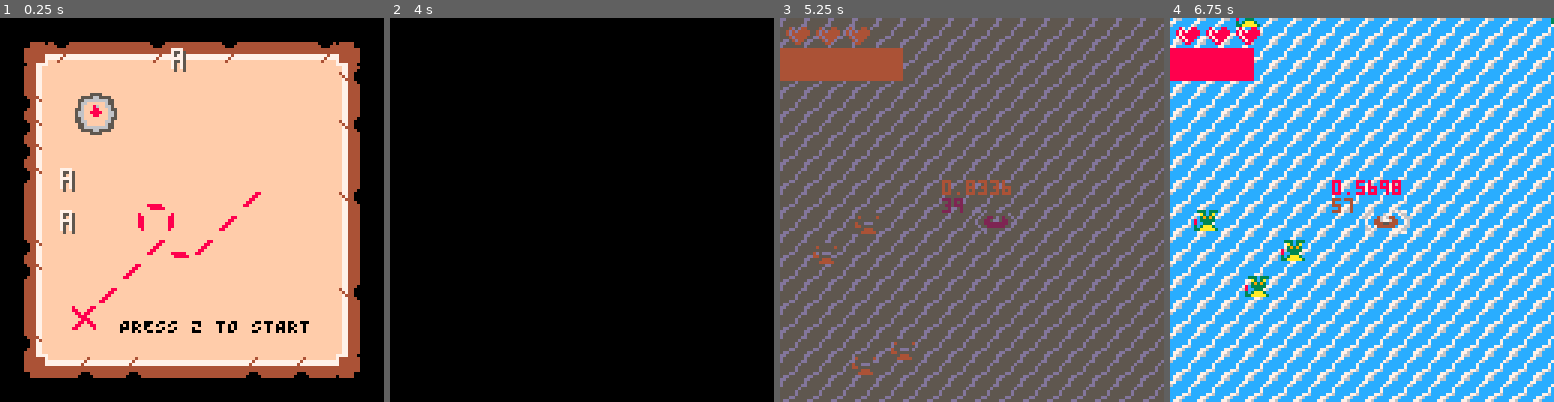
Above: before the commit, frames 1-4 (left to right).
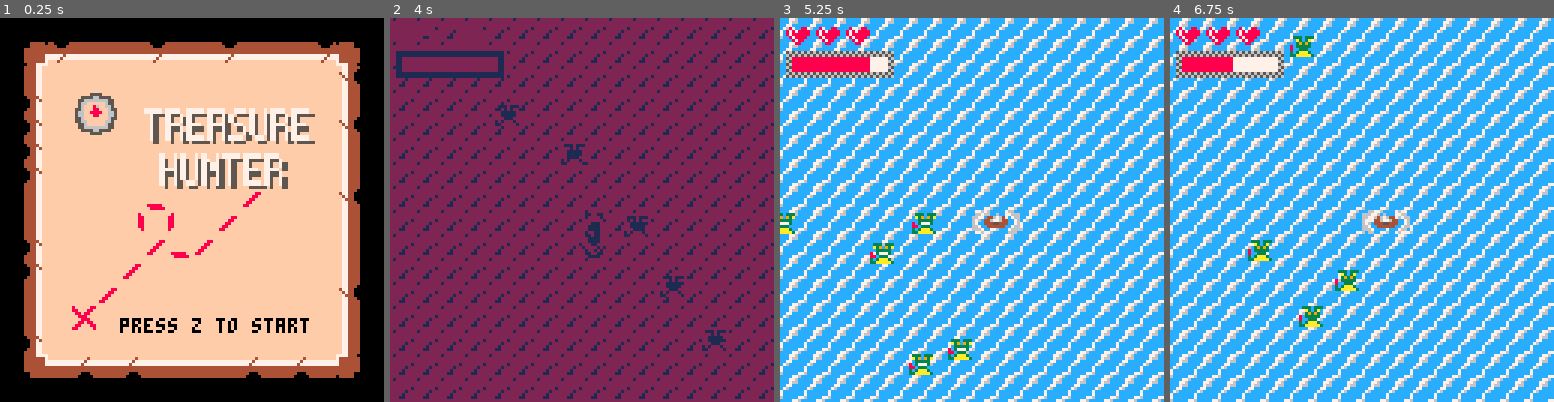
Above: after the commit, the same moments.

Repository: MarioFernandes73/RETROJAM
Game: PICO-8 cartridge retrojam.p8
The game is run twice, just before and just after one commit, with the same random seed, the same clock (stepped at 60 frames per second) and the same inputs.
Inputs:
- Up to frame 1 (0.25 s): no input
- Up to frame 2 (4 s): tap X (X key) at 0.33, 1.07, 1.85, 2.97 s; tap O (Z key) at 0.7, 1.7, 2.1, 2.5, 2.9, 3.3, 3.7 s; hold Right 1.6-2.1 s; hold Up 2.15-2.42 s; hold Right 2.47-3.03 s; hold Left 3.08-3.58 s; hold Down 3.63-3.97 s
- Up to frame 3 (5.25 s): hold Right 4.02-4.68 s; tap X (X key) at 4.08, 5.2 s; tap O (Z key) at 4.1, 4.5, 4.9 s; hold Up 4.73-5.03 s; hold Left from 5.08 s (still down)
- Up to frame 4 (6.75 s): tap O (Z key) every 0.4 s from 5.3 to 6.5 s; release Left at 5.68 s; hold Down 5.73-6.03 s; hold Right 6.08-6.58 s; tap X (X key) at 6.32 s; hold Right from 6.63 s (still down)

The runs differ from the first frame. In frame 1, 6.2% of the frame differs, in the area x 15-83%, y 7-83%; in frame 2, 100%, in the area x 0-100%, y 0-100%; in frame 3, 100%; in frame 4, 57%.

Commit message:
versao final

Diff:
--- a/retrojam.p8
+++ b/retrojam.p8
@@ -3,6 +3,11 @@
 __lua__
 
 function _init()
+	current_island = 1
+	update_island = false
+	imunetemp = 0
+ startisland = false
+	spr_index = 23
 	refreshenemydist = 100
 	genenemydist = 50
 	piscapisca = 0
@@ -10,6 +15,7 @@
 	stage2 = false
 	stage3 = false
 	stage4 = false
+	enemy_sprite_control = 0
 	score = 0
 	waveframe = 0
 	wavespr = 3
@@ -52,50 +58,7 @@
 		y = 0
 	}
 
-	comidas = {}
-
-	comida = {}
-	comida.x = 3*8
-	comida.y = 10*8
-	add(comidas, comida)
-
-
-	comida = {}
-	comida.x = 23*8
-	comida.y = 10*8
-	add(comidas, comida)
-
-	tesouros = {}
-
-	tesouro = {}
-	tesouro.x = 4*8
-	tesouro.y = 2*8
-	add(tesouros, tesouro)
-
-
-	tesouro = {}
-	tesouro.x = 11*8
-	tesouro.y = 4*8
-	add(tesouros, tesouro)
-
-
-	tesouro = {}
-	tesouro.x = 27*8
-	tesouro.y = 10*8
-	add(tesouros, tesouro)
-
-
-	tesouro = {}
-	tesouro.x = 27*8
-	tesouro.y = 2*8
-	add(tesouros, tesouro)
-
-	e = {}
-	proj = {}
-
-	for i=1,2 do
-		add(e, {i*10, 250-i+5})
-	end
+	initialize_island_1()
 
 	encofra = 0
 	spricor = 0
@@ -122,11 +85,12 @@
 trans3_4 = false
 trans1_2 = false
 trans4_1 = false
-	gameover = false
-
-
-	trans2_3 = false
-	trans2_4 = false
+gameover = false
+attacking = false
+
+
+trans2_3 = false
+trans2_4 = false
 counter5 = 0
 counter6 = 0
 boat={
@@ -179,7 +143,138 @@
 end
 
 lastmoved = 0
+music_pattern = 0
 music(0)
+end
+
+function initialize_island_1()
+comidas = {}
+
+	comida = {}
+	comida.x = 3*8
+	comida.y = 10*8
+	add(comidas, comida)
+
+
+	comida = {}
+	comida.x = 23*8
+	comida.y = 10*8
+	add(comidas, comida)
+
+	tesouros = {}
+
+	tesouro = {}
+	tesouro.x = 4*8
+	tesouro.y = 2*8
+	add(tesouros, tesouro)
+
+
+	tesouro = {}
+	tesouro.x = 11*8
+	tesouro.y = 4*8
+	add(tesouros, tesouro)
+
+
+	tesouro = {}
+	tesouro.x = 27*8
+	tesouro.y = 10*8
+	add(tesouros, tesouro)
+
+
+	tesouro = {}
+	tesouro.x = 27*8
+	tesouro.y = 2*8
+	add(tesouros, tesouro)
+
+	e = {}
+	proj = {}
+
+	for i=1,2 do
+		add(e, {i*10, 250-i+5})
+	end
+end
+
+function initialize_island_2()
+	comidas = {}
+
+	comida = {}
+	comida.x = 4*8
+	comida.y = 23*8
+	add(comidas, comida)
+
+
+	comida = {}
+	comida.x = 12*8
+	comida.y = 25*8
+	add(comidas, comida)
+
+	tesouros = {}
+
+	tesouro = {}
+	tesouro.x = 25*8
+	tesouro.y = 18*8
+	add(tesouros, tesouro)
+
+
+	tesouro = {}
+	tesouro.x = 17*8
+	tesouro.y = 20*8
+	add(tesouros, tesouro)
+
+
+	tesouro = {}
+	tesouro.x = 22*8
+	tesouro.y = 25*8
+	add(tesouros, tesouro)
+
+
+	tesouro = {}
+	tesouro.x = 27*8
+	tesouro.y = 2*8
+	add(tesouros, tesouro)
+
+	e = {}
+	proj = {}
+
+	for i=1,2 do
+		add(e, {i*10, 250-i+5})
+	end
+
+end
+
+function initialize_island_3()
+	comidas = {}
+
+	comida = {}
+	comida.x = 39*8
+	comida.y = 10*8
+	add(comidas, comida)
+
+
+	comida = {}
+	comida.x = 39*8
+	comida.y = 1*8
+	add(comidas, comida)
+
+	tesouros = {}
+
+	tesouro = {}
+	tesouro.x = 60*8
+	tesouro.y = 5*8
+	add(tesouros, tesouro)
+
+
+	tesouro = {}
+	tesouro.x = 47*8
+	tesouro.y = 8*8
+	add(tesouros, tesouro)
+
+	e = {}
+	proj = {}
+
+	for i=1,2 do
+		add(e, {i*10, 250-i+5})
+	end
 
 end
 
@@ -199,19 +294,33 @@
 cls()
 	if(stage1) then
 
+	 if(music_pattern != 0) then
+	  music_pattern = 0
+	  music(-1,5000)
+	  music(0,5000)
+	  end
+
 		if(trans1_2) then
 			transitionstate1_2()
 		end
 
 		drawmainmenu()
 	elseif(stage2) then
+
+	if(music_pattern != 0) then
+	  music_pattern = 0
+	  music(-1,5000)
+	  music(0,5000)
+	  end
+
 		if(trans1_2) then
 			transitionstate1_2()
 		end
 		drawsea()
-		print(boat.res, boat.x -10, boat.y - 10)
-		print(score, 4)
-		drawresourcebar()
+
+
+
+		drawresourcebar1()
 
 		local lives_x = boat.x - 62
 
@@ -232,6 +341,13 @@
 			transitionstate3_2()
 		end
 	elseif(stage3) then
+
+	if(music_pattern != 8) then
+	  music_pattern = 8
+	  music(-1,5000)
+	  music(8,5000)
+	  end
+
 		if(trans2_3) then
 			transitionstate2_3()
 		end
@@ -246,6 +362,14 @@
 		i = -30
 
 	elseif(stage4) then
+
+	if(music_pattern != 6) then
+	  music_pattern = 6
+	  music(-1,5000)
+	  music(6,5000)
+	  end
+
+
 		if(trans2_4) then
 			transitionstate2_4()
 		end
@@ -261,23 +385,62 @@
 	end
 end
 
-function drawresourcebar()
-rectfill(boat.x - 64,boat.y-54,boat.x-64 - (1-boat.res*100/2),boat.y-44, 8)
+function drawresourcebar1()
+ res_y = boat.y-54
+	res_x = boat.x-62
+
+	rectfill(res_x+2,res_y+2,res_x+33-(1-boat.res)*31,res_y+7,8)
+	rectfill(res_x+33-(1-boat.res)*31,res_y+2,res_x+33,res_y+7,7)
+
+	res_y -=6
+	spr(173,res_x,res_y)
+	spr(174,res_x+8,res_y)
+ spr(174,res_x+16,res_y)
+ spr(174,res_x+24,res_y)
+ spr(175,res_x+32,res_y)
+
+ res_y += 8
+ spr(189,res_x,res_y)
+	spr(190,res_x+8,res_y)
+	spr(190,res_x+16,res_y)
+ spr(190,res_x+24,res_y)
+ spr(191,res_x+32,res_y)
+end
+
+function drawresourcebar2()
+	rectfill(cam.x+4,cam.y+17,cam.x+35-(1-boat.res)*31,cam.y+22,8)
+	rectfill(cam.x+35-(1-boat.res)*31,cam.y+17,cam.x+35,cam.y+22,7)
+
+	res_y = (cam.y+8)
+	res_x = (cam.x+2)
+	spr(173,res_x,res_y)
+	spr(174,res_x+8,res_y)
+ 	spr(174,res_x+16,res_y)
+ spr(174,res_x+24,res_y)
+ spr(175,res_x+32,res_y)
+
+ res_y += 8
+ spr(189,res_x,res_y)
+	spr(190,res_x+8,res_y)
+	spr(190,res_x+16,res_y)
+ spr(190,res_x+24,res_y)
+ spr(191,res_x+32,res_y)
 end
 
 function drawgameover()
 	map(65,1,8,8,14,14)
 	camera(0,0)
 
-	zspr(92,1,1,45,30,1.5) -- G
-	zspr(75,1,1,52,30,1.5) -- A
-	zspr(107,1,1,59,30,1.5) -- M
-	zspr(79,1,1,66,30,1.5) -- E
-	zspr(109,1,1,50,45,1.5) -- O
-	zspr(125,1,1,57,45,1.5) --V
-	zspr(79,1,1,64,45,1.5) --E
-	zspr(121,1,1,71,45,1.5) --R
-
+	zspr(92,1,1,45,30,1.5) -- g
+	zspr(75,1,1,52,30,1.5) -- a
+	zspr(107,1,1,59,30,1.5) -- m
+	zspr(79,1,1,66,30,1.5) -- e
+	zspr(109,1,1,50,45,1.5) -- o
+	zspr(125,1,1,57,45,1.5) --v
+	zspr(79,1,1,64,45,1.5) --e
+	zspr(121,1,1,71,45,1.5) --r
+	print("score:",45,85,0)
+	print(scorefin,55,95,0)
 
 	if(btn(5)) then
 
@@ -287,8 +450,6 @@
 
 	end
 
-	print(boat.x)
-	print(boat.y)
 
 
 
@@ -300,6 +461,7 @@
 
 
  --camera
+ if current_island == 1 then
  cam.x = p.x-4*8
  if cam.x < 0 then
  	cam.x = 0
@@ -307,7 +469,22 @@
  if cam.x > 16*8 then
  	cam.x = 16*8
  end
- cam.y = 0
+ else
+ cam.x = p.x-4*8
+  if cam.x < 0 then
+  cam.x = 0
+  end
+  if cam.x >16*8 then
+  cam.x = 16*8
+  end
+ end
+
+if(current_island == 1) then
+cam.y = 0
+ else
+ cam.y = 16*8
+ end
+
  camera(cam.x,cam.y)
 
 	spricor+=1
@@ -326,7 +503,14 @@
 	end
 
 	cls()
-	map(0,0,0,0,32,16)
+	if(current_island == 1) then
+		map(0,0,0,0,32,16)
+	end
+
+	if(current_island == 2) then
+		map(0,16,0,16*8,32,16)
+	end
+
 
 	for comida in all(comidas) do
 		spr(20, comida.x, comida.y)
@@ -346,6 +530,8 @@
 			boat.res+=0.4
 		end
 	end
+
+	checkforcolision()
 
 	for tesouro in all(tesouros) do
 
@@ -443,7 +634,9 @@
 			end
 			if(dist(seta.y,p.y,seta.x,p.x)<2)	then
 				if(p.imune_frames == 120) then
+					if not p.imune then
 					p.vidas -=1
+					end
 					boat.res -= 0.1
 					p.imune_frames -= 1
 				end
@@ -460,15 +653,45 @@
 		end
 		rectfill(cam.x+5,cam.y+15,cam.x+30 - (1-boat.res)*25,cam.y+20, 4)
 
-	print(stat(1))
+	--resources
+	drawresourcebar2()
 
 	--draw enemies
 	palt(6, true)
 	palt(0, false)
 
+	if enemy_sprite_control % 10 == 0
+		or
+				enemy_sprite_control % 11 == 0
+		or
+				enemy_sprite_control % 12 == 0
+		then
+		for i=1,30 do
+			if outro then
+				spr(2,i*8,13*8)
+			else
+				spr(39,i*8,13*8)
+			end
+		end
+
+	end
+
 	for v in all(e) do
 
-		spr(23,v[1],v[2])
+		enemy_sprite_control +=1
+		if(enemy_sprite_control % 30 == 0)
+		then
+			spr_index +=  1
+			enemy_sprite_control = 0
+		end
+
+		if spr_index > 25 then
+			spr_index = 23
+		end
+
+
+
+		spr(spr_index,v[1],v[2])
 		local dist = dist(p.x, v[1], p.y, v[2])
 		go = true
 		move = true
@@ -487,6 +711,20 @@
 	palt(6, false)
 	palt(0, true)
 	movesetas()
+
+end
+
+
+function checkforcolision()
+
+	dist_threshold = 3
+	for fruta in all(ilha) do
+		if dist(p.x, fruta.x, p.y, fruta.y)
+					<= dist_threshold then
+			del(ilha, fruta)
+			boat.res += 0.5
+		end
+	end
 
 end
 
@@ -609,8 +849,12 @@
 
 end
 function simulatelives()
-	if(btnp(5)) then
-
+	if(fget(mget(p.x/8, p.y/8), 2))
+then
+		update_island = true
+
+
+		p.imune = true
 		p.voltarbarco = true
 		boat.x = 0
 		boat.y = 0
@@ -618,7 +862,8 @@
 		boat.lasty = 0
 		island_spawned = false
 		boat.island = false
-
+  islandx =999
+  islandy = 999
 
 	end
 end
@@ -626,10 +871,26 @@
 
 function updateisland()
 
+
+if(startisland) then
+p.imune = true
+	if(imunetemp > 120) then
+ 	p.imune = false
+ 	imunetemp = 0
+ 	startisland = false
+
+
+	end
+	imunetemp +=1
+end
+
 simulatelives()
+
+
 
 if(p.vidas == 0) then
 	trans3_4 = true
+	scorefin = score
 end
 
 if(p.voltarbarco) then
@@ -700,6 +961,31 @@
 end
 
 function updatesea()
+
+if update_island then
+
+	current_island += 1
+		if current_island >2then
+			current_island = 1
+		end
+		if(current_island == 1) then
+			initialize_island_1()
+		end
+		if(current_island == 2) then
+			initialize_island_2()
+		end
+
+		update_island = false
+		if current_island == 1 then
+   	p.x = 2*8
+   	p.y = 12*8
+   end
+			if current_island == 2 then
+   	p.x = 2*8
+   	p.y = 26*8
+   end
+
+end
 
 boat.collided = false
 
@@ -897,16 +1185,16 @@
 
     -- limit x max speed
     if not boat.boost then
-   	 if boat.vx > 1.5 then
-       	 boat.vx = 1.5
-   	 elseif boat.vx < -1.5 then
-       	 boat.vx = -1.5
+   	 if boat.vx > 1 then
+       	 boat.vx = 1
+   	 elseif boat.vx < -1 then
+       	 boat.vx = -1
    	 end
    	else
-   		if boat.vx > 3 then
-       	 boat.vx = 3
-   	 elseif boat.vx < -3 then
-       	 boat.vx = -3
+   		if boat.vx > 2 then
+       	 boat.vx = 2
+   	 elseif boat.vx < -2 then
+       	 boat.vx = -2
    	 end
    	end
 
@@ -931,16 +1219,16 @@
 
     -- limit y max speed
    	if not boat.boost then
-   	 if boat.vy > 1.5 then
-    	    boat.vy = 1.5
-   	 elseif boat.vy < -1.5 then
-    	    boat.vy = -1.5
+   	 if boat.vy > 1 then
+    	    boat.vy = 1
+   	 elseif boat.vy < -1 then
+    	    boat.vy = -1
    	 end
    	elseif boat.boost then
-   		if boat.vy > 3 then
-    	    boat.vy = 3
-   	 elseif boat.vy < -3 then
-    	    boat.vy = -3
+   		if boat.vy > 2 then
+    	    boat.vy = 2
+   	 elseif boat.vy < -2 then
+    	    boat.vy = -2
    	 end
 				end
     -- drag
@@ -974,6 +1262,7 @@
 
 	if boat.res <= 0 then
 		gameover = true
+		scorefin = score
 		return true
 	end
 
@@ -985,11 +1274,23 @@
 	map(65,1,8,8,14,14)
 	camera(0,0)
 
-	zspr(75,1,1,18,50,1)
-	zspr(75,1,1,18,64,1)
-	zspr(75,1,1,55,10,1)
+	zspr(123,1,1,45,30,1.5) -- t
+	zspr(121,1,1,52,30,1.5) -- r
+	zspr(79,1,1,59,30,1.5) -- e
+	zspr(75,1,1,66,30,1.5) -- a
+	zspr(122,1,1,73,30,1.5) -- s
+	zspr(124,1,1,80,30,1.5) -- u
+	zspr(121,1,1,87,30,1.5) -- r
+	zspr(79,1,1,94,30,1.5) -- e
+
+	zspr(93,1,1,50,45,1.5) -- h
+	zspr(124,1,1,57,45,1.5) --u
+	zspr(108,1,1,64,45,1.5) --n
+	zspr(123,1,1,71,45,1.5) --t
+	zspr(79,1,1,78,45,1.5) --e
+	zspr(121,1,1,85,45,1.5) --r
 	if piscapisca % 60 == 0 then
-		print("PRESS Z TO START", 40,100,0,20)
+		print("press z to start", 40,100,0,20)
 		wait(60)
 	end
 	piscapisca+=1
@@ -997,6 +1298,13 @@
 		trans1_2 = true
 	end
 end
+
+function checkforstart()
+	if(btnp(4)) then
+		return true
+	end
+end
+
 
 function checkforstart()
 	if(btnp(4)) then
@@ -1028,10 +1336,10 @@
 	counter += 1
 	if counter % 15 == 0 then
 		if stage2 == true then
-			fader1 += 0.1
+			fader1 += 0.3
 			fade_scr(fader1)
 		elseif stage3 == true then
-			fader2 -= 0.1
+			fader2 -= 0.3
 			fade_scr(fader2)
 		end
 	end
@@ -1041,6 +1349,9 @@
 		stage3 = true
 		fader1 = 0
 		fader2 = 1
+		startisland = true
+		imunetemp = 0
+		p.imune = true
 	end
 
 	if fader2 <= 0 then
@@ -1054,10 +1365,10 @@
 	counter3 += 1
 	if counter3 % 15 == 0 then
 		if stage3 == true then
-			fader5 += 0.1
+			fader5 += 0.3
 			fade_scr(fader5)
 		elseif stage4 == true then
-			fader6 -= 0.1
+			fader6 -= 0.3
 			fade_scr(fader6)
 		end
 	end
@@ -1083,7 +1394,7 @@
 			fader9 += 0.3
 			fade_scr(fader9)
 		elseif stage2 == true then
-			fader10 -= 0.1
+			fader10 -= 0.3
 			fade_scr(fader10)
 		end
 	end
@@ -1107,10 +1418,10 @@
 	counter4 += 1
 	if counter4 % 15 == 0 then
 		if stage3 == true then
-			fader7 += 0.1
+			fader7 += 0.3
 			fade_scr(fader7)
 		elseif stage2 == true then
-			fader8 -= 0.1
+			fader8 -= 0.3
 			fade_scr(fader8)
 		end
 	end
@@ -1127,10 +1438,8 @@
 		fader7 = 0
 		fader8 = 1
 		trans3_2 = false
-		p.x = 60
-		p.y = 100
-		p.vx = 0
-		p.vy = 0
+		trans2_3 = false
+		p.imune = false
 	end
 
 
@@ -1140,10 +1449,10 @@
 	counter2 += 1
 	if counter2 % 15 == 0 then
 		if stage2 == true then
-			fader3 += 0.1
+			fader3 += 0.3
 			fade_scr(fader3)
 		elseif stage4 == true then
-			fader4 -= 0.1
+			fader4 -= 0.3
 			fade_scr(fader4)
 		end
 	end
@@ -1494,31 +1803,31 @@
 
 
 __gff__
-0000000200080003000200000000020201000000000000010101020202020202000200020000000101010202020202020202020000000200000000000002020200000000000000000002000000000000010100000000000000000000000000000000000000000000000000000000000000000000000000000000000000000000
-0000000000000000000000000000000000000000000002020000000000000000000001010000000000000000000000000000000000000000000000000000000000000000000000000000000000000000000000000000000000000000000000000000000000000000000000000000000000000000000000000000000000000000
+0000000200080003000200000000020205000000000000010101020202020202040200020000000001010202020202020202020000000200000000000002020200000000000000000002000000000000010100000000000000000000000000000000000000000000000000000000000000000000000000000000000000000000
+0000000000000000000000000000000000000000000002020000000000000000000005050000000000000000000000000000000000000000000000000000000000000000000000000000000000000000000000000000000000000000000000000000000000000000000000000000000000000000000000000000000000000000
 __map__
 2121212121212121212121212121212121212121212121212121212121212121030336360707070707070707070707070707070707070707070707070707070700000000000000000000000000000000000000000000000000ededededededededededededededededededededededededededededededededededededededed
 210909090909090909090909090909090909090909090909090909090909092103030606072e3344331e072e1d1d1d1d1e072e1d1d1d1d1f0797974497979707008da4b3b3b3a4b3b3a4b3b3b3a48f00000000000000000000ededededededededededededededededededededededededededededededededededededededed
 2109169716971609111111111111110916161616161616161697161616970921030306060733339b333333333333333333073333333333330e16161616169707009fa7a7a7a7a7a7a7a7a7a7a7a7a600000000000000000000ededededededededededededededededededededededededededededededededededededededed
 21091616161616090909090909090909161616161616161616161616161609210303060607333333333333333333333333073333333333330e1616161616970700b2a7a0a1a7a7a7a7a7a7a7a7a7a500000000000000000000ededed00ededededededededededededededededededededededededededededededededededed
 210916090909160916169716971616091616160916160909091616161616092103030606073e3333330f2e333333333333073333330f07070707070707070707b4b2a7b0b1a7a7a7a7a7a7a7a7a7a6b4000000000000000000ededed0000edededededededededededededededededededededededededededededededededed
-2109160921091609161616161616160916161609161609210916161616160921030306061e070707072e1f33331f3d3d3d07333333072e1f1e97979744979707b4b2a7a7a7a7a7a7a7a7a7a7a7a7a5b4ededededededededededededed000000ed000000edededededededededededededededededededededededededededed
+2109160921091609161616161616160916161609161609210916161616160921030306061e070707072e1f33331f3d333d07333333072e1f1e97979744979707b4b2a7a7a7a7a7a7a7a7a7a7a7a7a5b4ededededededededededededed000000ed000000edededededededededededededededededededededededededededed
 2109160909091609161609090916160916161609161609210997161616970921030306061f1d1d1d1d3333333307333333073333330733330e16971616161607b4b2a7a7a7a7a7a7a7a7a7a7a7a7a5b4edededededededededededed0000ed00edededed0000000000ededededededededededededededededededededededed
-21091616161616161616092109161616161616091616090909090916090909210303060633333333333333333307333333073333330733330e16979797971607b49fa7a7a7a7aba7a7a7a9a7a7a7a6b4edededededededededededededed00ededededededededededededededededededededededededededededededededed
-2109161616161616161609090916161616161609161616160916161616160921030306061f3d3d3d3d333333330733389b0733333307331f0f16161616161607b49fa7a7a7aca7aaa7a9a7a7a7a7a5b4edededededededededededededed00ededededededededededededededededededededededededededededededededed
-2109160909090909091616161616090916161609090916160916161616160921030306060f070707073e1f33331f0707071f33333307330e0707070707070707b4b2a7a7a7a7a9aba9a7a7a7a7a7a5b4edededededededededededededed00ededededededededededededededededededededededededededededededededed
+2109161616161616161609210916161616161609161609090909091609090921a2a3060633333333333333333307333333073333330733330e16979797971607b49fa7a7a7a7aba7a7a7a9a7a7a7a6b4edededededededededededededed00ededededededededededededededededededededededededededededededededed
+2109161616161616161609090916161616161609161616160916161616160921030306061f3d3d3d3d333333330733339b0733333307331f0f16161616161607b49fa7a7a7aca7aaa7a9a7a7a7a7a5b4edededededededededededededed00ededededededededededededededededededededededededededededededededed
+2109160909090909091616161616090916161609090916160916161616160921030306060f070707073e1f33331f0707331f33333307330e0707070716070707b4b2a7a7a7a7a9aba9a7a7a7a7a7a5b4edededededededededededededed00ededededededededededededededededededededededededededededededededed
 210916160921210911091616160911091616160921091616091696169616092103030606072e3344331e3e3333331e072e3333333307331f1e16161616161607b4b2a7a7a7a9a7a7a7a7a7a7a7a7a5b400ed0000000000000000000000ededededededededededededededededededededededededededededededededededed
-21090909090404090409090909090409161616090409090909090909090909210303060607333333333333333333331d9b333333331d33330e16164516161607b49fa7a7a9a7a7a7a7a7a7a7a7a7a6b4000000000000000000000000edededededededededededededededededededededededededededededededededededed
-21060606060606060606060606060606060606060606060606060606060606210303060607334533333333333333333333333333333333330e16161616161607b49fa7a8a7a7a7a7a7a7a7a7a7a7a5b400000000000000000000000000edededed00edededededededededededededededededededededededededededededed
+21090909090404090409090909090409161616090409090909090909090909210303060607333333333333333333331d9b333333331d33330e16161616161607b49fa7a7a9a7a7a7a7a7a7a7a7a7a6b4000000000000000000000000edededededededededededededededededededededededededededededededededededed
+21060606060606060606060606060606060606060606060606060606060606210303060607333333333333333333333333333333333333330e16161616161607b49fa7a8a7a7a7a7a7a7a7a7a7a7a5b400000000000000000000000000edededed00edededededededededededededededededededededededededededededed
 210202020202020202020202020202020202020202020202020202020202022103030606073e3333330f073e33333333333333333333331f0f16161616161607b4b2a7a7a7a7a7a7a7a7a7a7a7a7a5b4000000000000000000000000edededed000000000000edededededededededededededededededededededededededed
-0303030303030303030303030303030303030303030303030303030303030303030306061e070707070707070707070707070707070707070707070707070707b48e9d9e9d9e9d9d9d9d9e9d9e9d9cb400000000000000000000000000edededed000000000000ededededededededededededededededededededededededed
-0303030303030303030303030303030303030303030303030303030303030303030306061f072e1d1d1d1e07072e1f1d1d1d1d1e072122222222222221222107000000000000000000000000000000000000000000000000000000edededededededededededededededededededededededededededededededed0000000000
+0310030303030303030303030303030303030303030303030303030303030303030306061e070707070707070707070707070707070707070707070707070707b48e9d9e9d9e9d9d9d9d9e9d9e9d9cb400000000000000000000000000edededed000000000000ededededededededededededededededededededededededed
+0320030303030303030303030303030303030303030303030303030303030303030306061f072e1d1d1d1e07072e1f1d1d1d1d1e072122222222222221222107000000000000000000000000000000000000000000000000000000edededededededededededededededededededededededededededededededed0000000000
 2121212121212121212121212121212121212121212121212121212121212121030306060f0797333333331d1d3333333333330e072212222222122221222207000000000000000000000000000000000000000000000000000000edededededededededededededededededededededededededededededededed0000000000
 2111161616161616161616161112051105051105051205050707070505050521030306060707443333333333333333333333330e0722228a22222222211122070000000000000000ed0000edededededededededededededededededededededededededededededededededededededededededededededededededededed00
 2116161616160707161616161611051105051211050505050712121105110521030306061e07973333333333333333333333330e07222222122222222222220700eded00ed000000000000edededededededededededededededededededededededededededededededededededededededededededededededededededed00
 2116161616160707161616161616110505110512050511050705120505050521030306061f2e33333333333d3d3d3d333333330e07212222972222972222440700edededededededededededededededededededededededededededededededededededededededededededededededededededededededededededededed00
 2116160916161616161616161611070707070707070505050705050507050521030306061d33333333330e070707072d3333330e070707071f33331f0707070700edededededededededededededededededededededededededededededededededededededededededededededededededededededededededededededed00
-2116160909090909161609090911030303030303070505050707070707050521030306063333333333330e070707072d3333330e072e1d1d333333331d1d1e0700edededededededededededededededededededededededededededededededededededededededededededededededededededededededededededededed00
+2116160909090909161609090911030303030303070505050707070707050521a2a306063333333333330e070707072d3333330e072e1d1d333333331d1d1e0700edededededededededededededededededededededededededededededededededededededededededededededededededededededededededededededed00
 2116161616161609161607070911030303030303070505120505121105050521030306063d3d3d3d3d3d0f070707072d3333330e073333333338333333330e0700edededededededededededededededededededededededededededededededededededededededededededededededededededededededededededededed00
 2109090909161609161607070911111111111111050511050505120505110521030306061e07072e1d1d1d1d1d1d1d333333331f073333333333333333330e0700edededededededededededededededededededededededededededededededededededededededededededededededededededededededededededededed00
 2116161609090909161616161605050509090909050512090909090909050521030306061f072e333333971f33331f973333330e33333333333333332d330e0700edededededededededededededededededededededededededededededededededededededededededededededededededededededededededededededed00
@@ -1527,135 +1836,135 @@
 2104040404040404040404040404040404040404040404040404040404040421030306061e07333333333333333333333333330e074433333333333333330e0700edededededededededededededededededededededededededededededededededededededededededededededededededededededededededededededed00
 2106060606060606060606060606060606060606060606060606060606060621030306061f073e3d3d3d971f3d3d1f973d3d3d0f073e3d3d3d3d3d3d3d3d1f0700edededededededededededededededededededededededededededededededededededededededededededededededededededededededededededededed00
 2102020202020202020202020202020202020202020202020202020202020221030336360f070707070707070707070707070707070707070707070707070707ededededededededededededededededededededededededededededededededededededededededededededededededededededededededededededededed00
-030303030303030303030303030303030303030303030303030303030303030300000000000000000000000000000000000000000000000000000000000000edededededededededededededededededededededededededededededededededededededededededededededededededededededededededededededededed00
-030303030303030303030303030303030303030303030303030303030303030300000000000000000000000000000000000000000000000000000000000000ededededededededededededededededededededededededededededededededededededededededededededededededededededededededededededededededed
-…(130 lines of a section not shown)…
+030310030303030303030303030303030303030303030303030303030303030300000000000000000000000000000000000000000000000000000000000000edededededededededededededededededededededededededededededededededededededededededededededededededededededededededededededededed00
+030320030303030303030303030303030303030303030303030303030303030300000000000000000000000000000000000000000000000000000000000000ededededededededededededededededededededededededededededededededededededededededededededededededededededededededededededededededed
+…(130 lines of a section not shown)…
Not shown, changed: 21 lines of the sprite sheet (__gfx__) section of retrojam.p8
Not shown, changed: the music (__music__) section of retrojam.p8
Not shown, changed: the sound effects (__sfx__) section of retrojam.p8
